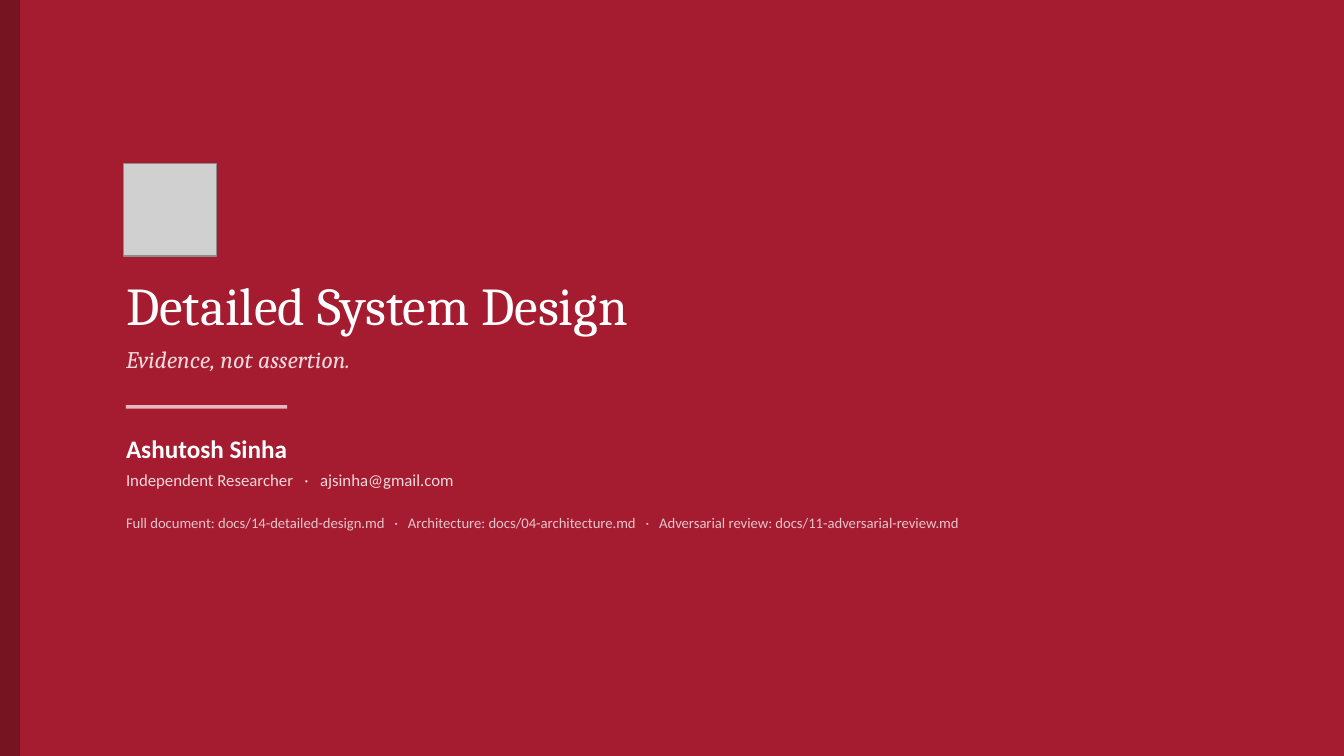
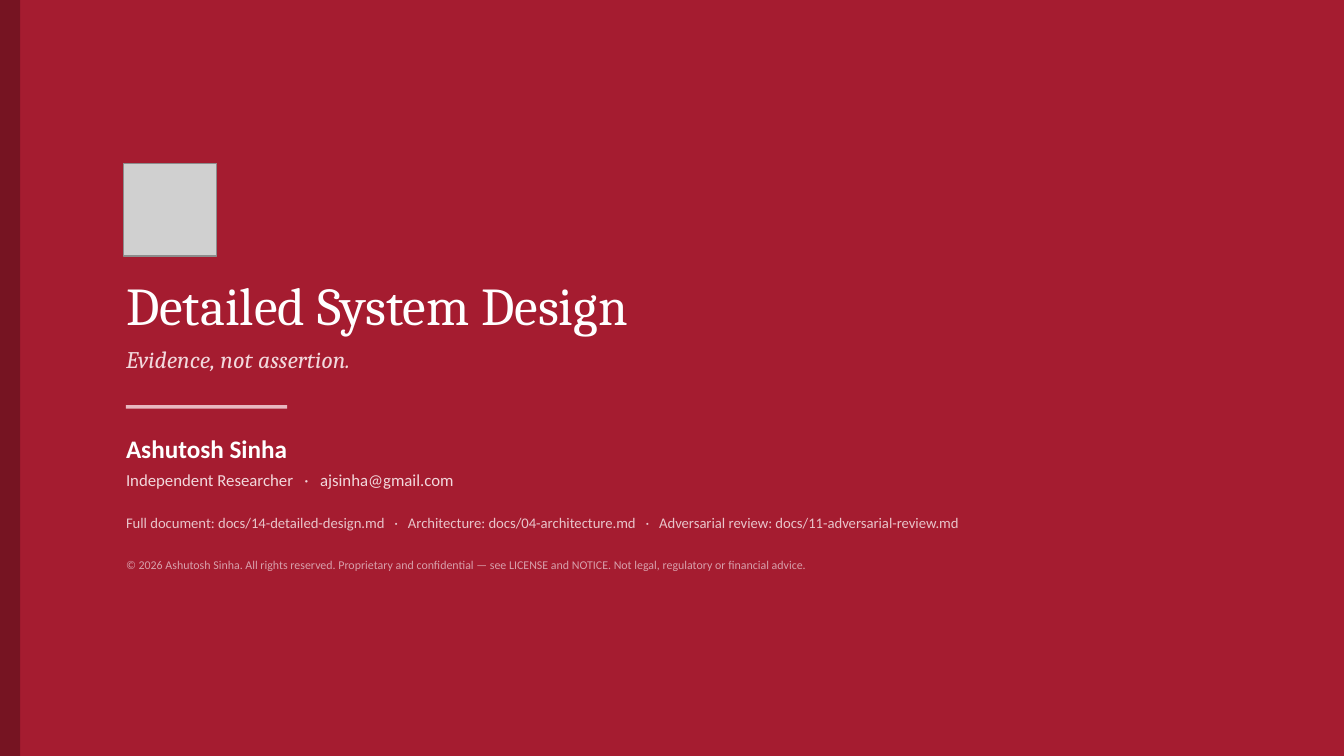
Before and after one commit to ajsinha/maya, a slide deck: slide 46 of docs/MAYA-System-Design.pptx. Drawn at 1344x756 pixels with LibreOffice and Linux fonts; fonts in the diff are those of the drawing; grey boxes stand for pictures. Boxes give left, top, right and bottom in pixels: in the first picture for what was removed or moved away, otherwise in the second. Text is boxed around its words. In the diff, an @@ line names an element or a change of style, - is before the commit and + after.

```diff
--- a/docs/MAYA-System-Design.pptx
+++ b/docs/MAYA-System-Design.pptx
@@ text at (x1=139, y1=561, x2=806, y2=571): paragraph added @@
+© 2026 Ashutosh Sinha. All rights reserved. Proprietary and confidential — see LICENSE and NOTICE. Not legal, regulatory or financial advice.
```
Also in this commit, not shown: 42 other files.
